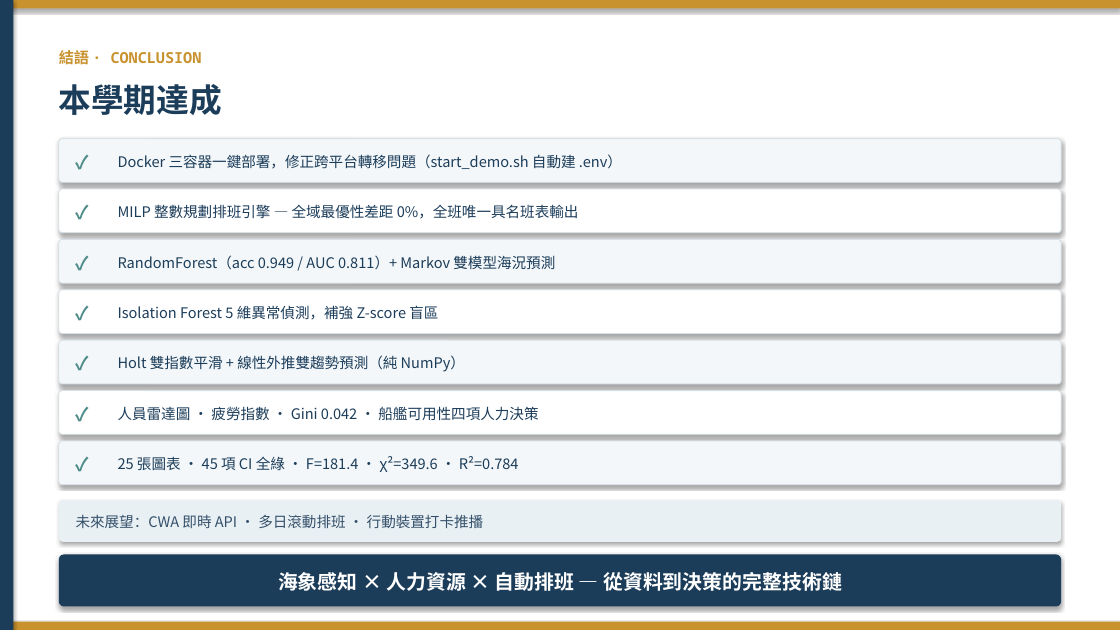
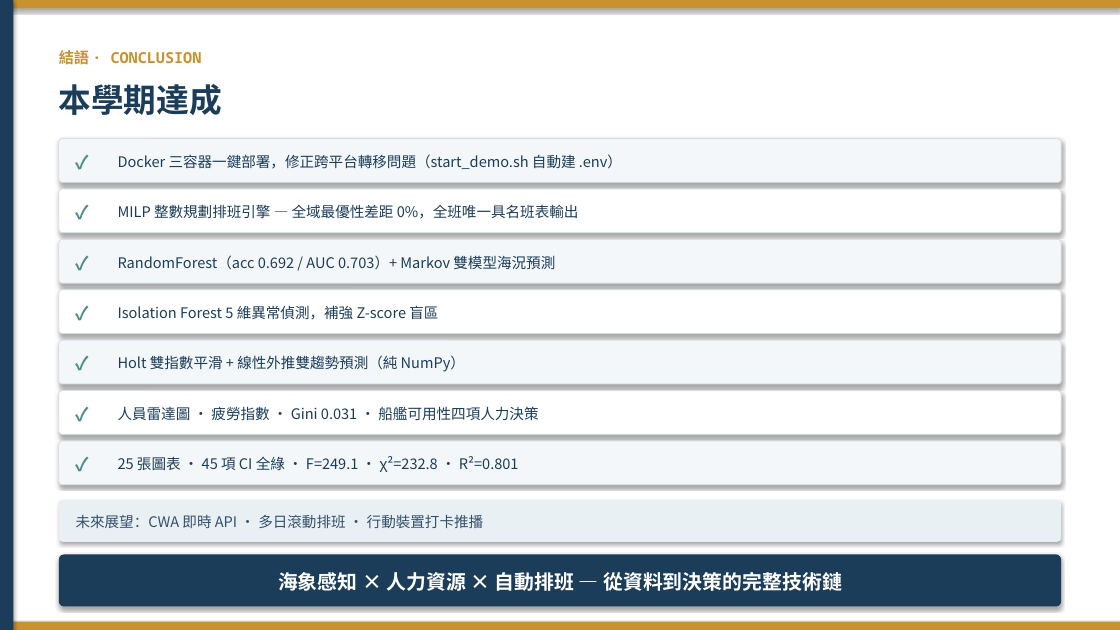
Before and after one commit to rocjveteran/114-2_BigDataCC-2nd, a slide deck: slide 52 of docs/slides/巨量資料與雲端運算技術_海勤人力資源與作業安全決策系統_黃宇平_傅瀚鋌_曾紹喆_劉家样_李翊丞_林秉賢.pptx (slide 51 before the commit). Drawn at 1120x630 pixels with LibreOffice and Linux fonts; fonts in the diff are those of the drawing. Boxes give left, top, right and bottom in pixels: in the first picture for what was removed or moved away, otherwise in the second. Text is boxed around its words. In the diff, an @@ line names an element or a change of style, - is before the commit and + after.

```diff
--- a/docs/slides/巨量資料與雲端運算技術_海勤人力資源與作業安全決策系統_黃宇平_傅瀚鋌_曾紹喆_劉家样_李翊丞_林秉賢.pptx
+++ b/docs/slides/巨量資料與雲端運算技術_海勤人力資源與作業安全決策系統_黃宇平_傅瀚鋌_曾紹喆_劉家样_李翊丞_林秉賢.pptx
@@ text at (x1=118, y1=255, x2=555, y2=270): text changed @@
-RandomForest（acc 0.949 / AUC 0.811）+ Markov 雙模型海況預測
+RandomForest（acc 0.692 / AUC 0.703）+ Markov 雙模型海況預測
@@ text at (x1=118, y1=406, x2=538, y2=421): text changed @@
-人員雷達圖 · 疲勞指數 · Gini 0.042 · 船艦可用性四項人力決策
+人員雷達圖 · 疲勞指數 · Gini 0.031 · 船艦可用性四項人力決策
@@ text at (x1=118, y1=456, x2=519, y2=472): text changed @@
-25 張圖表 · 45 項 CI 全綠 · F=181.4 · χ²=349.6 · R²=0.784
+25 張圖表 · 45 項 CI 全綠 · F=249.1 · χ²=232.8 · R²=0.801
```
Also in this commit, not shown: 18 other slides changed, 1 slide added, 37 other files.
